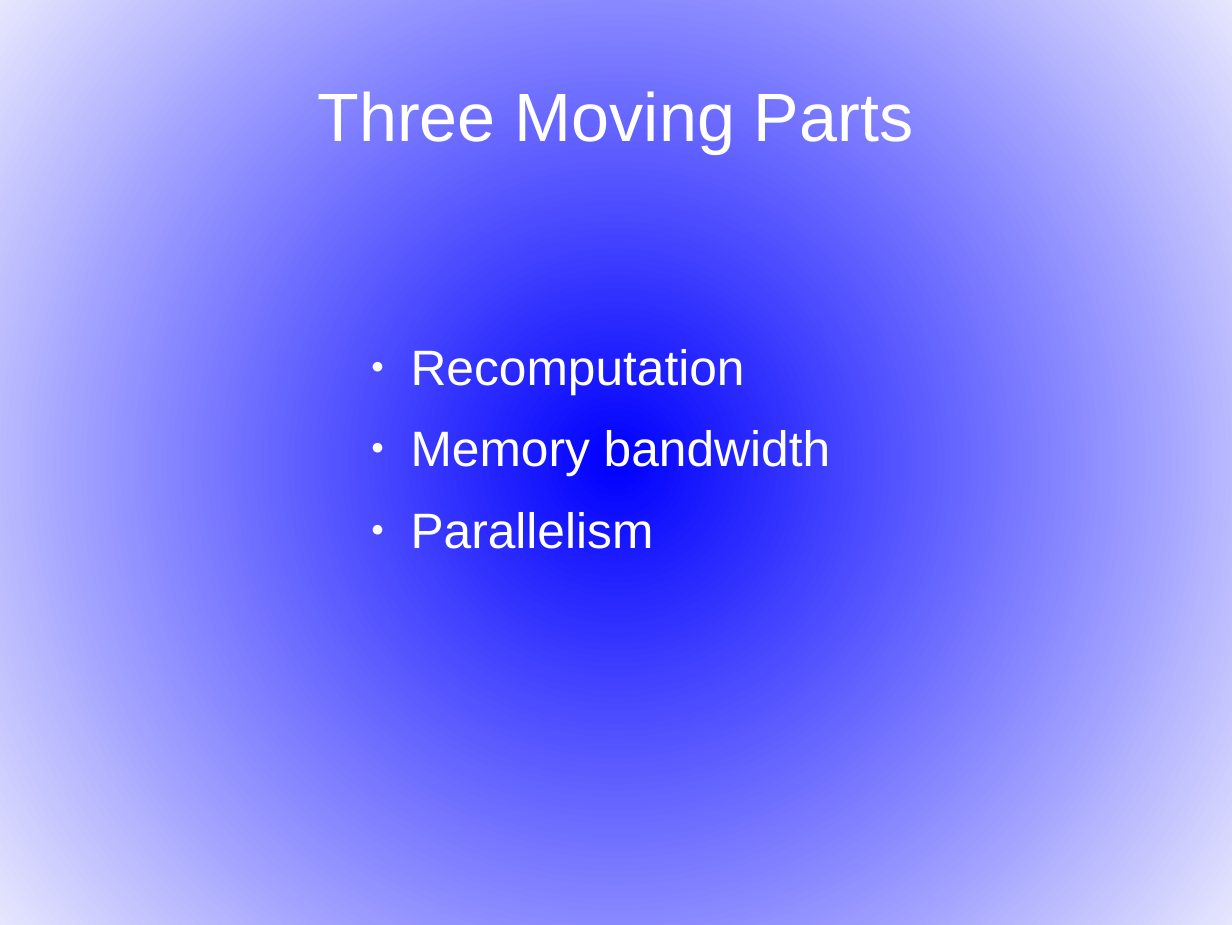
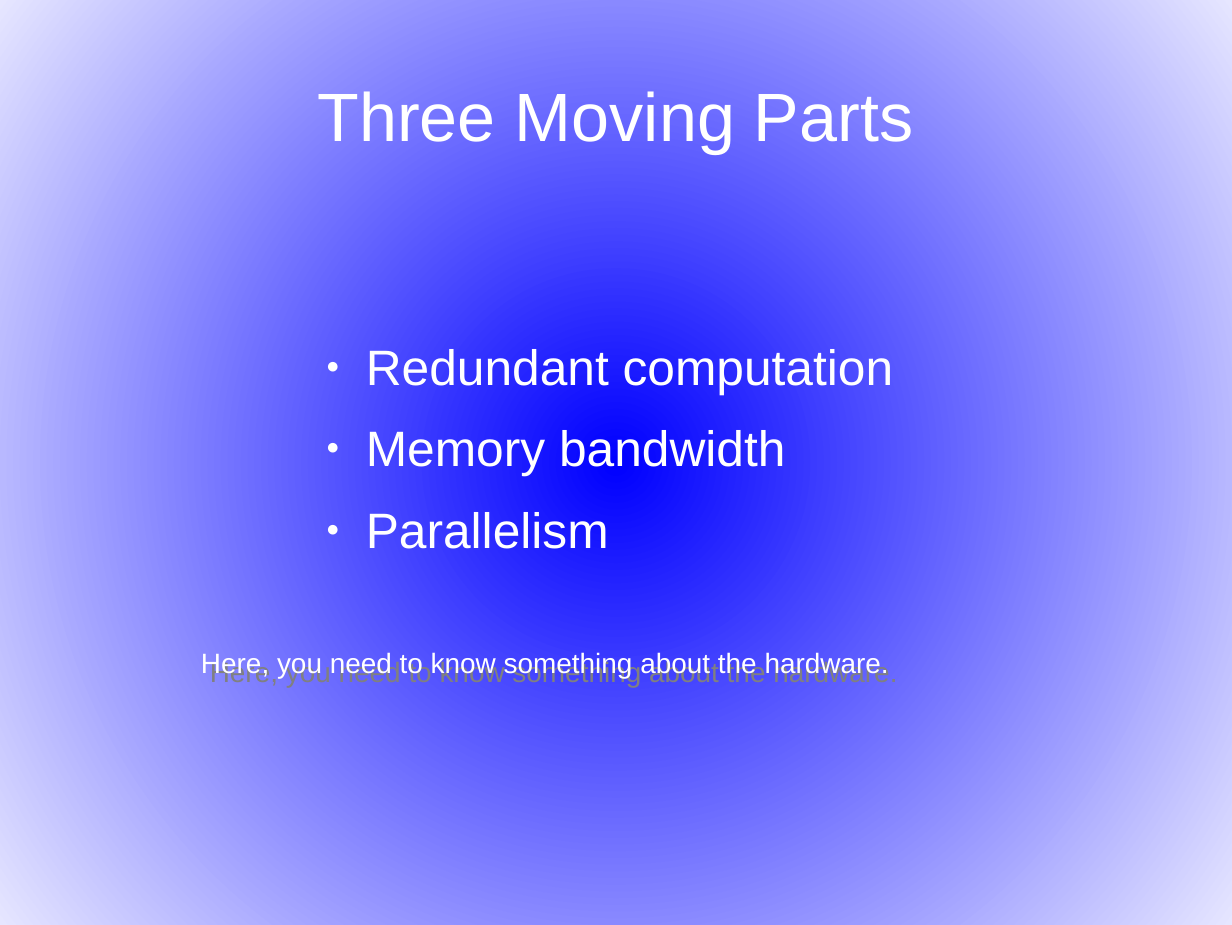
Before and after one commit to djohnkirby/PSC-Documents, a slide deck: slide 6 of Halide Presentation.odp. Drawn at 1232x925 pixels with LibreOffice and Linux fonts; fonts in the diff are those of the drawing. Boxes give left, top, right and bottom in pixels: in the first picture for what was removed or moved away, otherwise in the second. Text is boxed around its words. In the diff, an @@ line names an element or a change of style, - is before the commit and + after.

```diff
--- a/Halide Presentation.odp
+++ b/Halide Presentation.odp
@@ text "Redundant computation" moved from (x1=411, y1=349, x2=830, y2=549) to (x1=366, y1=349, x2=894, y2=549) @@
@@ text at (x1=366, y1=349, x2=894, y2=394): text changed @@
-● Recomputation
+● Redundant computation
@@ text added at (x1=210, y1=652, x2=889, y2=686), 18 pt, text #FFFFFF @@
+Here, you need to know something about the hardware.
```
Also in this commit, not shown: 6 other slides changed, 7 slides added, 1 slide removed.
